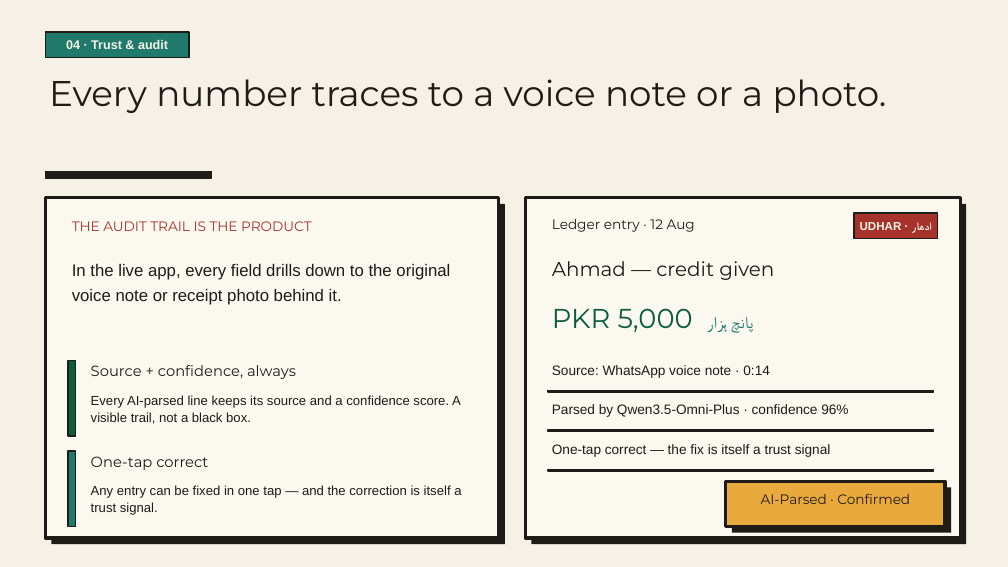
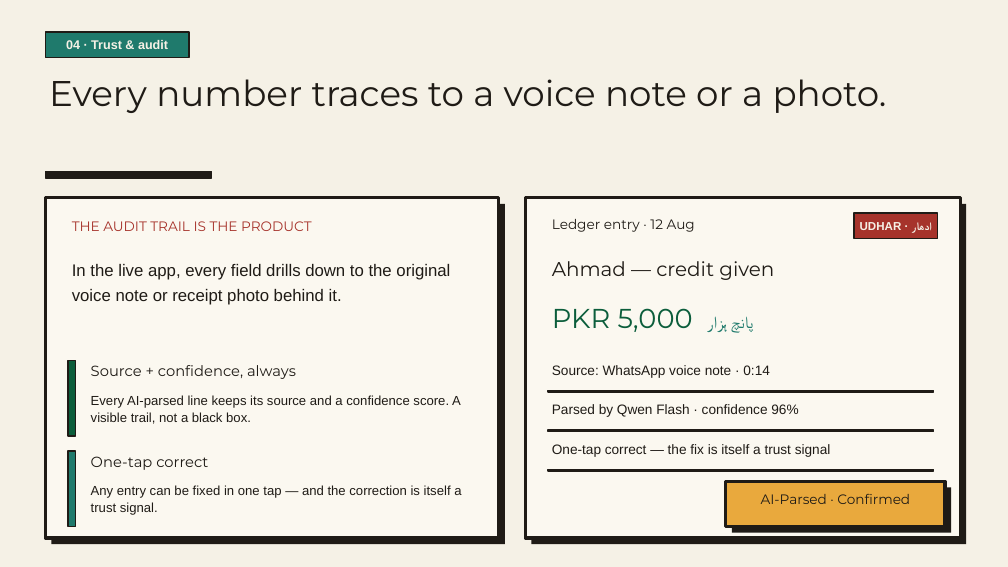
Before and after one commit to HussamHaroon/Bizro, a slide deck: slide 8 of presentation/Bizro_Pitch.pptx. Drawn at 1008x567 pixels with LibreOffice and Linux fonts; fonts in the diff are those of the drawing. Boxes give left, top, right and bottom in pixels: in the first picture for what was removed or moved away, otherwise in the second. Text is boxed around its words. In the diff, an @@ line names an element or a change of style, - is before the commit and + after.

Commit message:
feat(deck): pitch refreshed — real live-site screenshot, running-Qwen story on every slide, Findex-sourced stats

```diff
--- a/presentation/Bizro_Pitch.pptx
+++ b/presentation/Bizro_Pitch.pptx
@@ text at (x1=552, y1=404, x2=798, y2=417): text changed @@
-Parsed by Qwen3.5-Omni-Plus · confidence 96%
+Parsed by Qwen Flash · confidence 96%
```
Also in this commit, not shown: 6 other slides changed, 2 other files.
